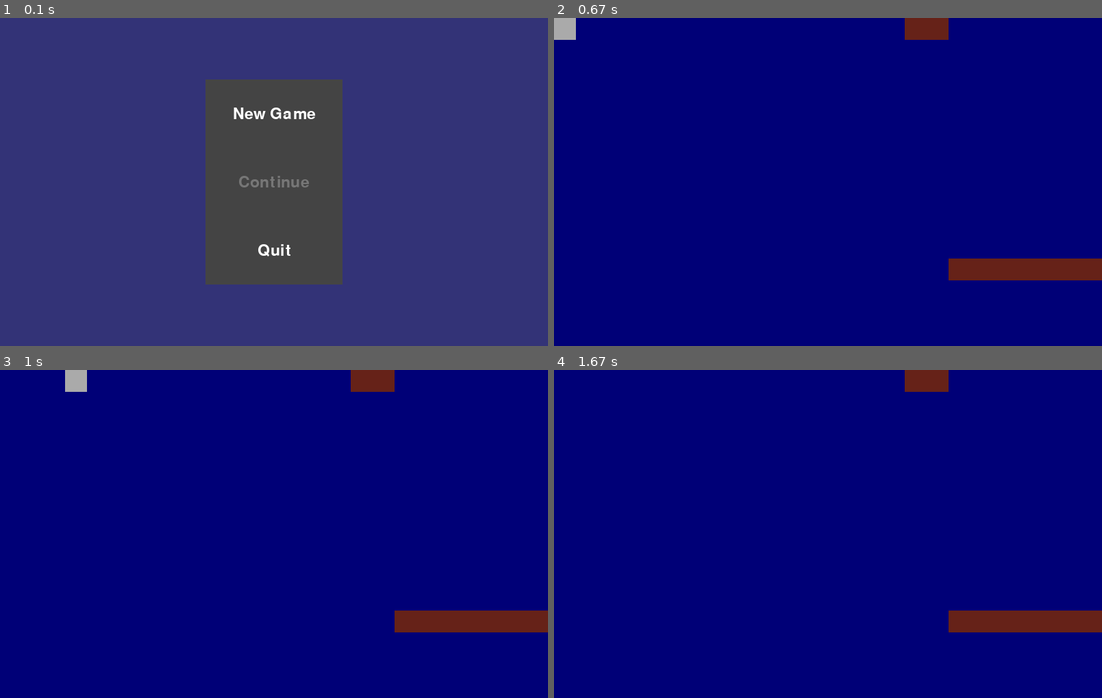
Above: before the commit, frames 1-4 (two rows, left to right).
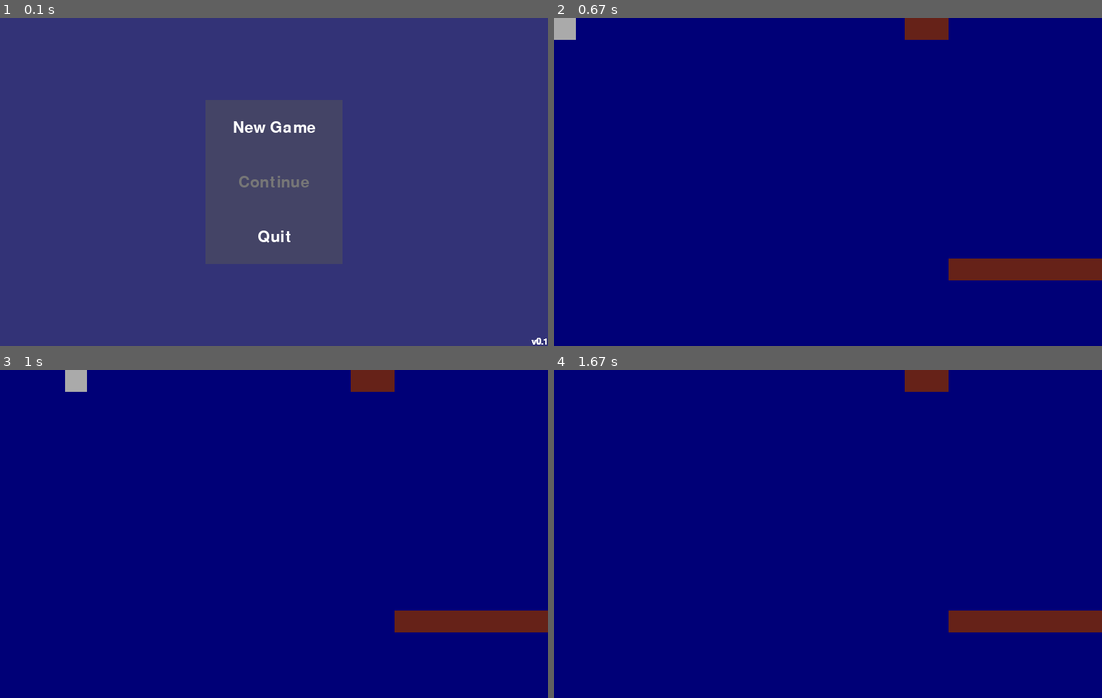
Above: after the commit, the same moments.

Repository: Danya0x07/Ghost-Hunter
Game: pygame game, started from main.py
Two runs of this game, one before a commit and one after it. Both use one fixed random seed, a clock stepped at 60 frames per second and the inputs below.
Inputs (mouse positions are in pixels of both pictures, inside the frame that each line leads up to):
- Up to frame 1 (0.1 s): no input
- Up to frame 2 (0.67 s): click (828, 126) at 0.38 s
- Up to frame 3 (1 s): hold D from 0.67 s (still down); move the mouse to (252, 547) at 0.7 s
- Up to frame 4 (1.67 s): release D at 1.13 s; hold W 1.17-1.47 s

The runs differ from the first frame. In frame 1, 15% of the frame differs, in the area x 37-100%, y 18-100%; in frame 2, nothing differs; in frame 3, nothing differs; in frame 4, nothing differs.

Commit message:
Добавлены текстовые метки

Diff:
--- a/menu_objects.py
+++ b/menu_objects.py
@@ -54,3 +54,15 @@
     @staticmethod
     def get_btn_pos(frame, position):
         return frame.left, frame.top + position * BTN_HEIGHT
+
+
+class Label(Sprite):
+
+    def __init__(self, text, fontsize=LBL_FONT_SIZE, color=LBL_TXT_COLOR):
+        super().__init__()
+        self.font = Font('resources/freesansbold.ttf', fontsize)
+        self.image = self.font.render(text, True, Color(color))
+        self.rect = self.image.get_rect()
+
+    def set_text(self, text, color=LBL_TXT_COLOR):
+        self.image = self.font.render(text, True, Color(color))
--- a/scenes.py
+++ b/scenes.py
@@ -5,7 +5,7 @@
 
 import maps
 from maps import get_total_level_size
-from menu_objects import Button
+from menu_objects import Button, Label
 from game_objects import Wall, Camera, Hunter
 from settings import *
 
@@ -17,18 +17,20 @@
         self.screen = screen
         self.space = Surface((SCREEN_WIDTH, SCREEN_HEIGHT))
         self.space.fill(Color('#333377'))
-        self.clock = Clock()
-        self.buttons = Group()
         self.frame_btn = Rect(0, 0, BTN_WIDTH, BTN_HEIGHT * Menu.NUM_OF_BTNS)
         self.frame_btn.center = self.screen.get_rect().center
-        self.create_buttons()
+        self.create_widgets()
+        self.clock = Clock()
         self.return_code = None
 
-    def create_buttons(self):
-        self.btn_play = Button("New Game", 'newgame',      Button.get_btn_pos(self.frame_btn, 0))
+    def create_widgets(self):
+        self.btn_play = Button("New Game", 'newgame', Button.get_btn_pos(self.frame_btn, 0))
         self.btn_continue = Button("Continue", 'continue', Button.get_btn_pos(self.frame_btn, 1), active=False)
-        self.btn_quit = Button("Quit", 'exit',             Button.get_btn_pos(self.frame_btn, 2))
-        self.buttons.add(self.btn_play, self.btn_continue, self.btn_quit)
+        self.btn_quit = Button("Quit", 'exit', Button.get_btn_pos(self.frame_btn, 2))
+        self.buttons = Group(self.btn_play, self.btn_continue, self.btn_quit)
+        self.lbl_v = Label('v0.1')
+        self.lbl_v.rect.bottomright = self.screen.get_rect().bottomright
+        self.labels = Group(self.lbl_v)
 
     def handle_buttons(self, position):
         for btn in iter(self.buttons):
@@ -51,6 +53,7 @@
     def draw_objects(self):
         for btn in iter(self.buttons):
             btn.draw(self.space)
+        self.labels.draw(self.space)
         self.screen.blit(self.space, (0, 0))
 
     def mainloop(self):
--- a/settings.py
+++ b/settings.py
@@ -3,9 +3,11 @@
 WALL_LENGTH = 32
 WALL_COLOR = "#662218"
 BTN_WIDTH = 200
-BTN_HEIGHT = 100
+BTN_HEIGHT = 80
 BTN_TXT_USUAL_COLOR = '#FFFFFF'
 BTN_TXT_SELECTED_COLOR = '#FF8888'
 BTN_TXT_INACTIVE_COLOR = '#777777'
-BTN_BG_COLOR = '#444444'
+BTN_BG_COLOR = '#444466'
 BTN_FONT_SIZE = 34
+LBL_TXT_COLOR = '#FFFFFF'
+LBL_FONT_SIZE = 20
